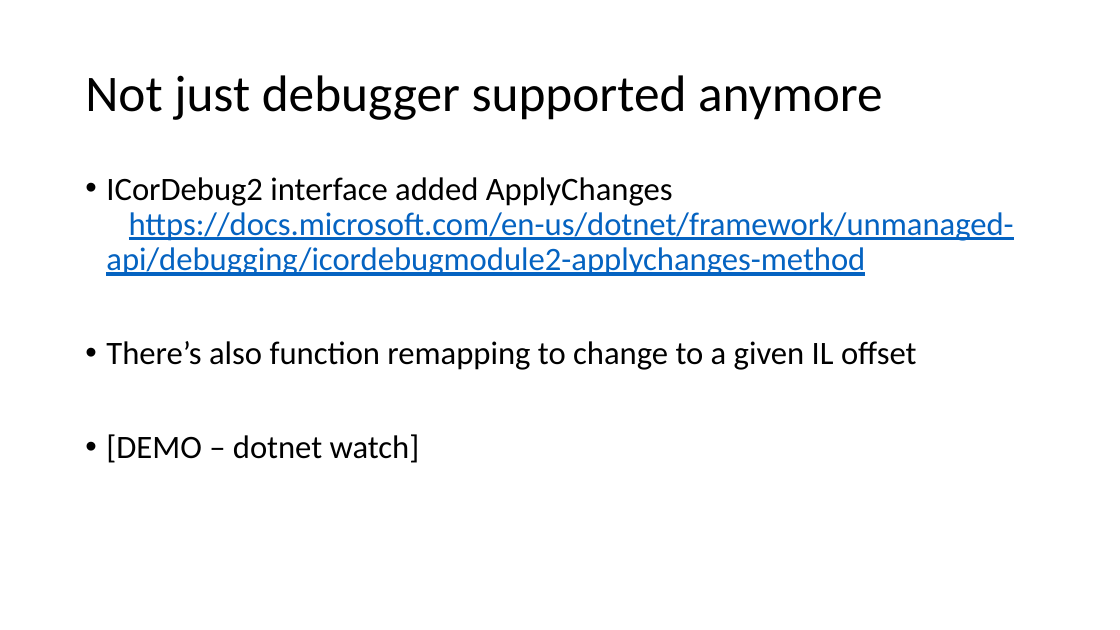
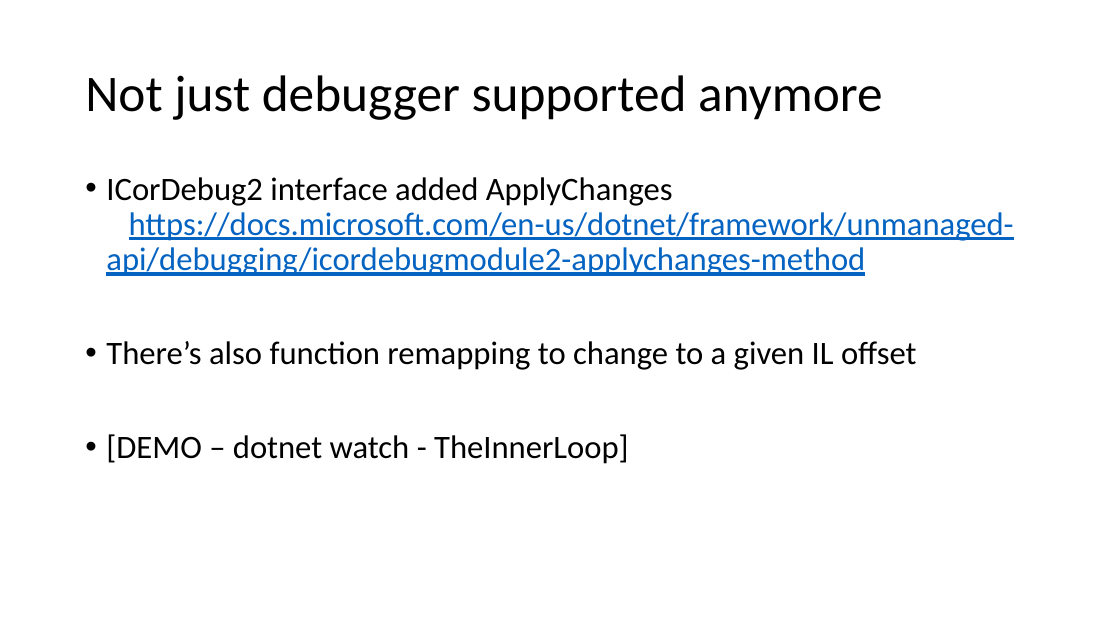
Before and after one commit to clivetong/Talks, a slide deck: slide 8 of EnCForTheWin/HotReloadAndEditAndContinue.pptx. Drawn at 1120x630 pixels with LibreOffice and Linux fonts; fonts in the diff are those of the drawing. Boxes give left, top, right and bottom in pixels: in the first picture for what was removed or moved away, otherwise in the second. Text is boxed around its words. In the diff, an @@ line names an element or a change of style, - is before the commit and + after.

```diff
--- a/EnCForTheWin/HotReloadAndEditAndContinue.pptx
+++ b/EnCForTheWin/HotReloadAndEditAndContinue.pptx
@@ text at (x1=106, y1=434, x2=629, y2=464): text changed @@
-• [DEMO – dotnet watch]
+• [DEMO – dotnet watch - TheInnerLoop]
```
Also in this commit, not shown: 4 other slides changed.
